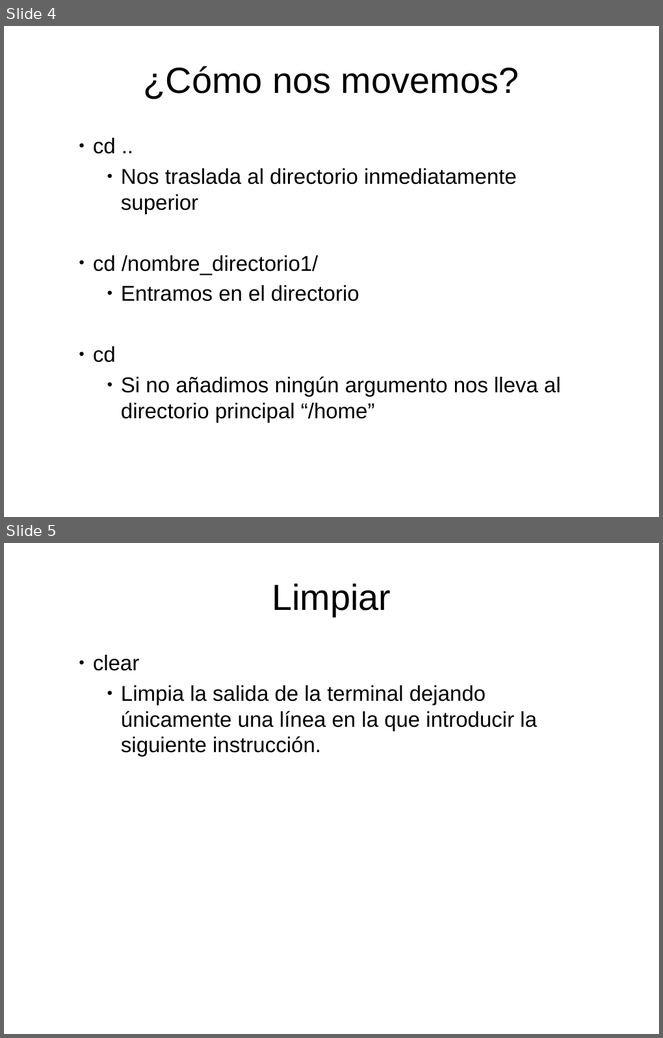
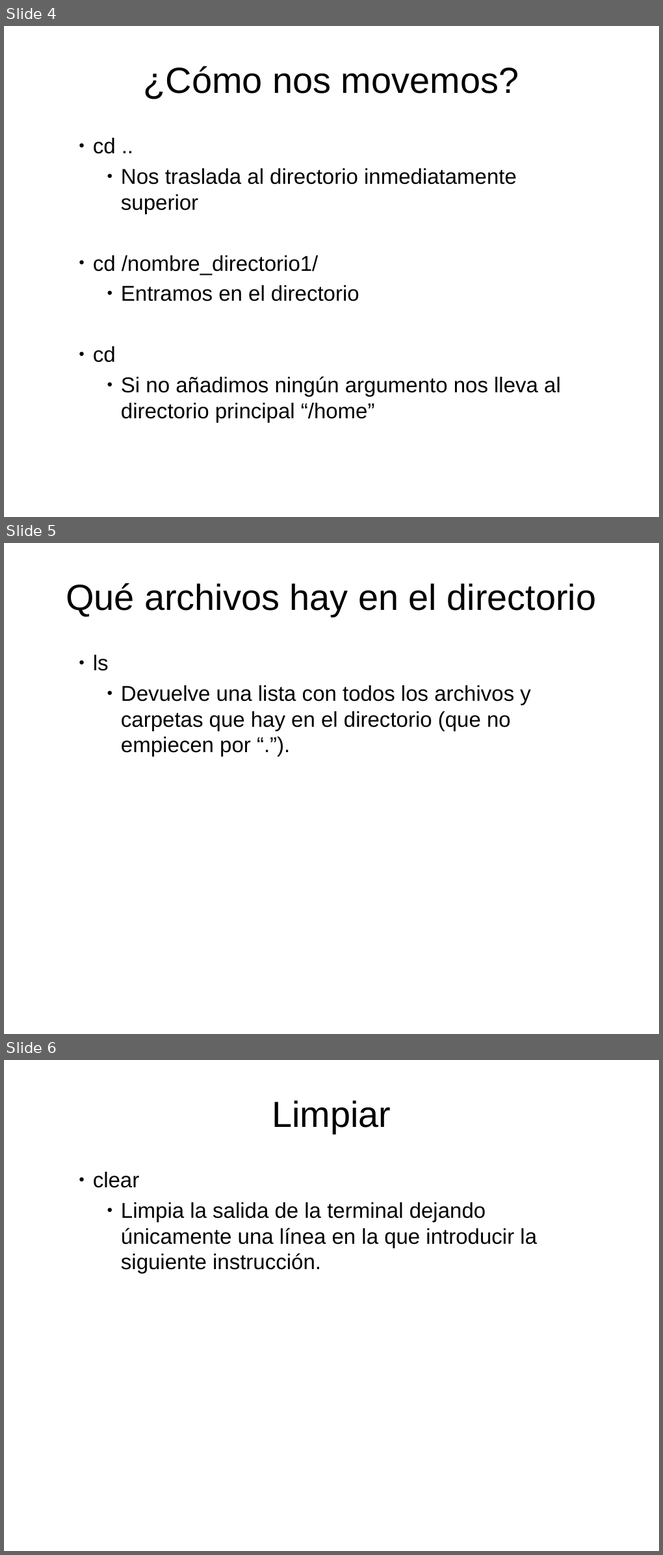
Before and after one commit to trivi/Introduccion-C-EFE-Oct, a slide deck: Archivos adicionales/Comandos linux.odp. Shown one above the other, each under a label of ours: slides 4 and 5 before the commit, slides 4, 5 and 6 after it. The pictures are 663x1038 and 663x1555 pixels, drawn with LibreOffice and Linux fonts; fonts in the diff are those of the drawing. Boxes give left, top, right and bottom in pixels: in the first picture for what was removed or moved away, otherwise in the second. Text is boxed around its words. In the diff, an @@ line names an element or a change of style, - is before the commit and + after.

```diff
--- a/Archivos adicionales/Comandos linux.odp
+++ b/Archivos adicionales/Comandos linux.odp
@@ slide 5 added at box(4, 543, 659, 1034), background #FFFFFF @@
@@ title added at box(66, 583, 597, 616), 44 pt, text #000000 @@
+Qué archivos hay en el directorio
@@ text added at box(93, 655, 531, 757), 26 pt, text #000000 @@
+  ● ls
+      ● Devuelve una lista con todos los archivos y carpetas que hay en el directorio (que no empiecen por “.”).
@@ what was slide 5 is now slide 6 @@
```
Also in this commit, not shown: 1 slide changed, 1 other file.
